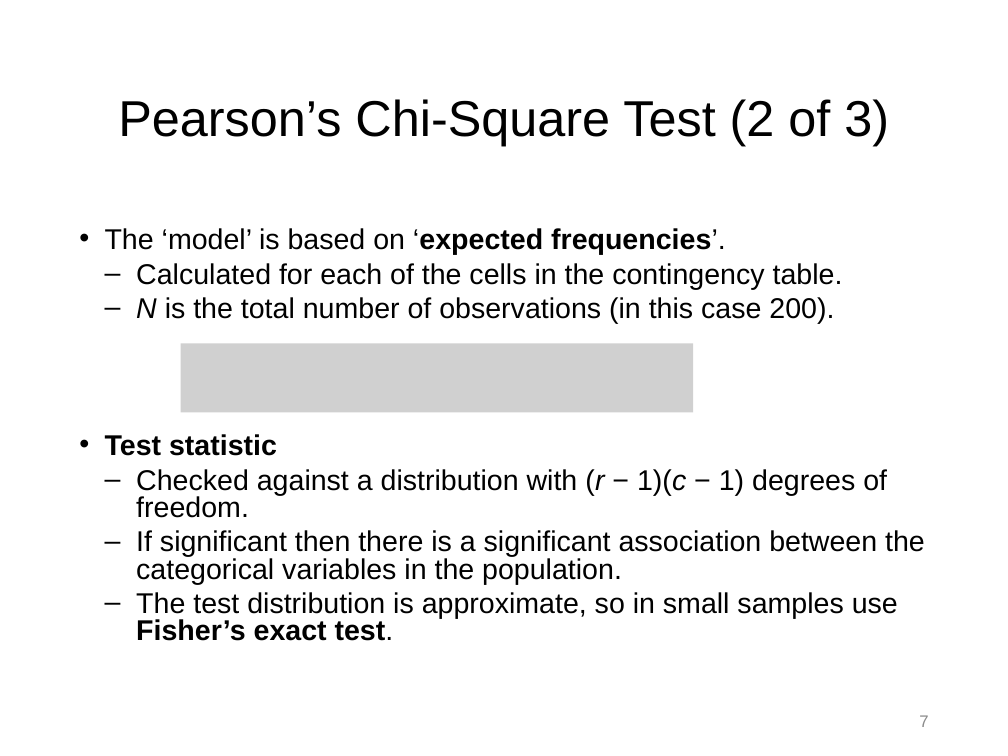
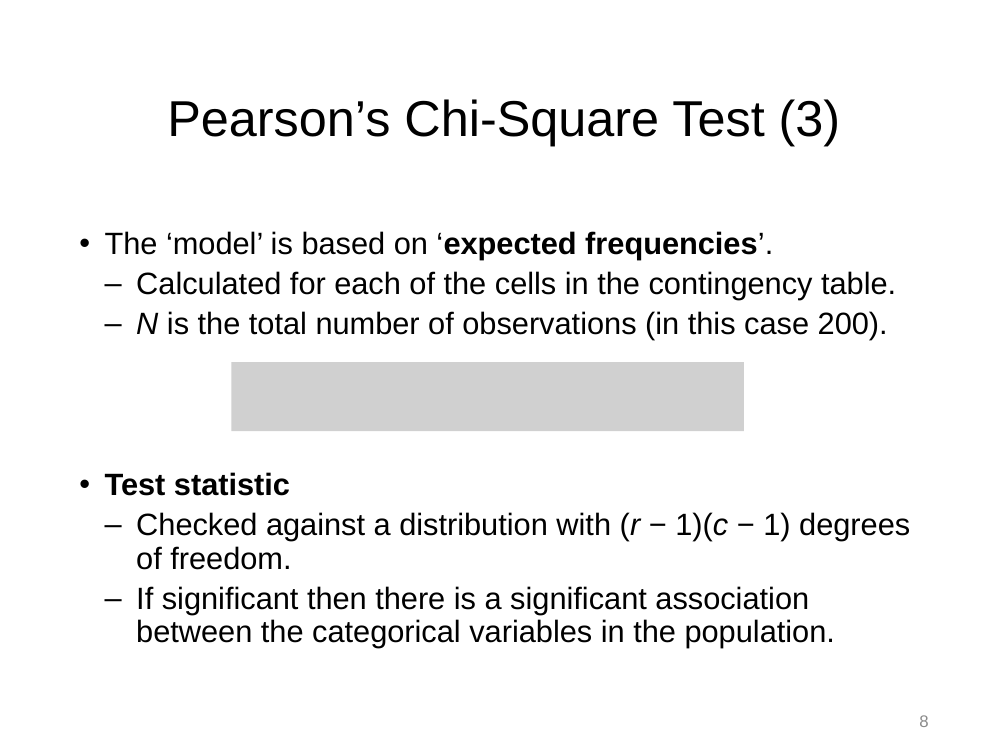
Before and after one commit to npm27/Teaching-Materials, a slide deck: slide 8 of Stats/Slides/10 Chapter 19 Slides.pptx (slide 7 before the commit). Drawn at 1008x756 pixels with LibreOffice and Linux fonts; fonts in the diff are those of the drawing; grey boxes stand for pictures. Boxes give left, top, right and bottom in pixels: in the first picture for what was removed or moved away, otherwise in the second. Text is boxed around its words. In the diff, an @@ line names an element or a change of style, - is before the commit and + after.

```diff
--- a/Stats/Slides/10 Chapter 19 Slides.pptx
+++ b/Stats/Slides/10 Chapter 19 Slides.pptx
@@ title at (x1=167, y1=99, x2=841, y2=146): text changed @@
-Pearson’s Chi-Square Test (2 of 3)
+Pearson’s Chi-Square Test (3)
@@ text "The ‘model’ is based on ..." at (x1=105, y1=231, x2=910, y2=648): size 20.4 to 22 pt; line spacing 0.8 to 0.9 @@
@@ picture moved from (x1=180, y1=344, x2=692, y2=412) to (x1=232, y1=362, x2=744, y2=430) @@
@@ text at (x1=136, y1=592, x2=898, y2=641): paragraph removed @@
-  – The test distribution is approximate, so in small samples use Fisher’s exact test.
@@ page number at (x1=919, y1=715, x2=928, y2=727): text changed @@
-7
+8
```
Also in this commit, not shown: 5 other slides changed, 1 slide added, 3 slides removed.
